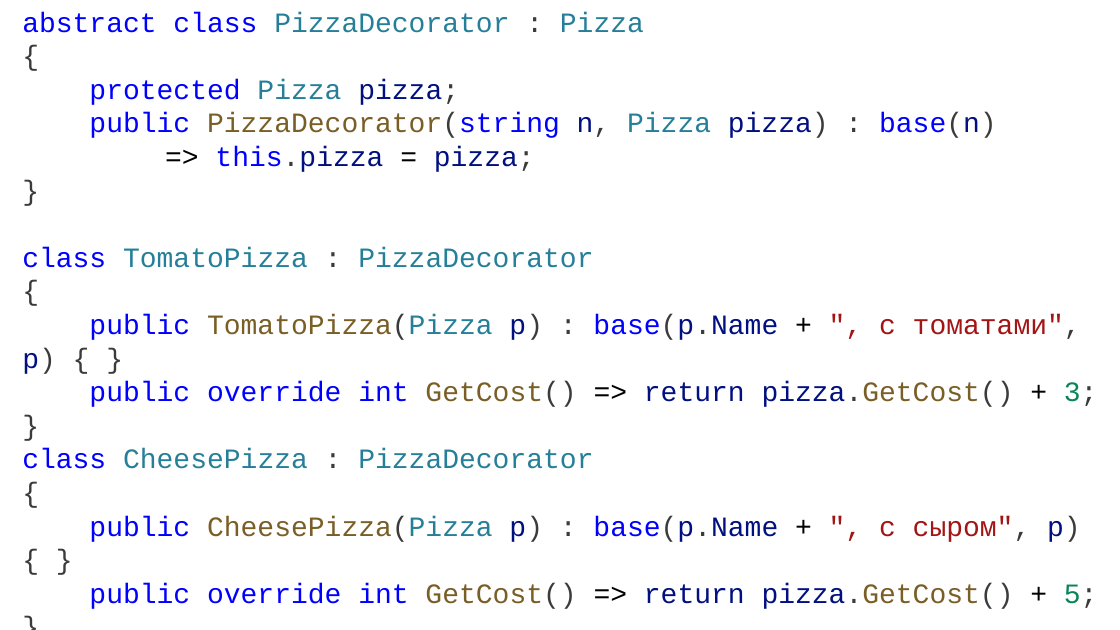
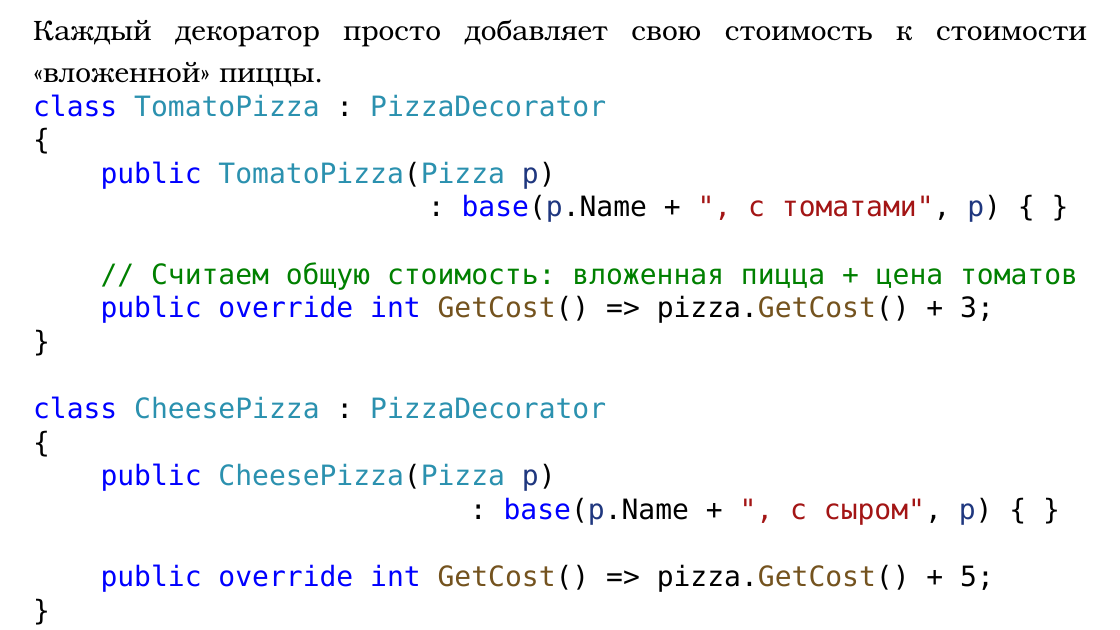
Before and after one commit to DaniilKlyukin/OOP-6, a slide deck: slide 18 of Лекции/ООП 2 лек 3.pptx (slide 25 before the commit). Drawn at 1120x630 pixels with LibreOffice and Linux fonts; fonts in the diff are those of the drawing. Boxes give left, top, right and bottom in pixels: in the first picture for what was removed or moved away, otherwise in the second. Text is boxed around its words. In the diff, an @@ line names an element or a change of style, - is before the commit and + after.

Commit message:
Update lectures

```diff
--- a/Лекции/ООП 2 лек 3.pptx
+++ b/Лекции/ООП 2 лек 3.pptx
@@ text "Каждый декоратор просто добавляет свою ...": place and size @@
-text "Каждый декоратор просто добавляет свою ..." at (22,12,1098,609)
+text "Каждый декоратор просто добавляет свою ..." at (33,19,1087,592)
@@ text at (33,19,1087,87): text changed; font Courier New to TeX Gyre Bonum; text colour #0000FF to #000000 @@
-abstract class PizzaDecorator : Pizza
-{
-protected Pizza pizza;
-public PizzaDecorator(string n, Pizza pizza) : base(n)
-=> this.pizza = pizza;
-}
+Каждый декоратор просто добавляет свою стоимость к стоимости «вложенной» пиццы.
@@ text at (33,94,606,117): font Courier New to DejaVu Sans Mono, highlight none to #FFFFFF in "class TomatoPizza : PizzaDecorator", "{", "{", "}"; text colour #267F99 to #2B91AF in "TomatoPizza PizzaDecorator"; text colour #3B3B3B to #000000 in ":", "{", "{", "}" @@
@@ text at (33,161,1078,419): text changed; font Courier New to DejaVu Sans Mono; text colour #0000FF to #008000 @@
-public TomatoPizza(Pizza p) : base(p.Name + ", с томатами", p) { }
-public override int GetCost() => return pizza.GetCost() + 3;
-}
-class CheesePizza : PizzaDecorator
+public TomatoPizza(Pizza p)
+: base(p.Name + ", с томатами", p) { }
+// Считаем общую стоимость: вложенная пицца + цена томатов
+public override int GetCost() => pizza.GetCost() + 3;
+}
+class CheesePizza : PizzaDecorator
@@ text at (101,463,994,592): text changed; font Courier New to DejaVu Sans Mono; text colour #0000FF to #000000 @@
-public CheesePizza(Pizza p) : base(p.Name + ", с сыром", p) { }
-public override int GetCost() => return pizza.GetCost() + 5;
+public CheesePizza(Pizza p)
+: base(p.Name + ", с сыром", p) { }
+public override int GetCost() => pizza.GetCost() + 5;
```
Also in this commit, not shown: 1 other slide changed, 30 slides added, 59 slides removed, 12 other files.
